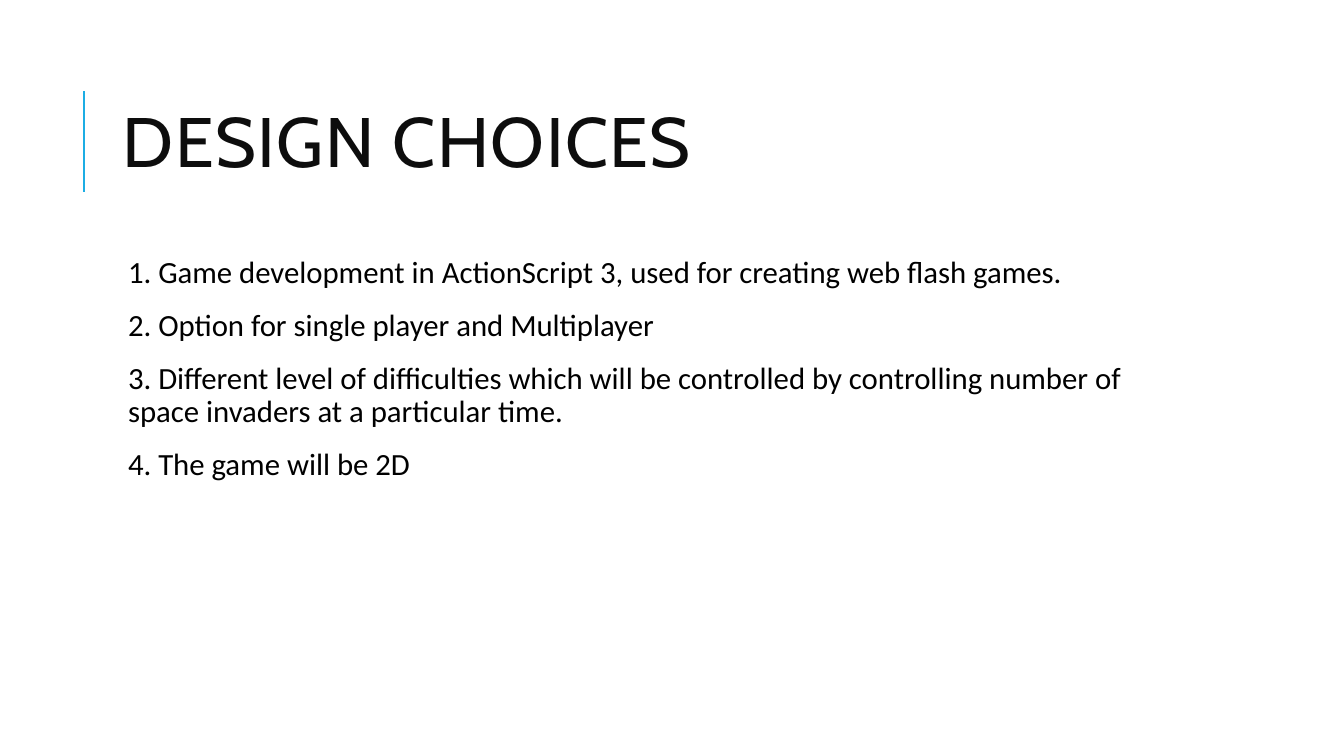
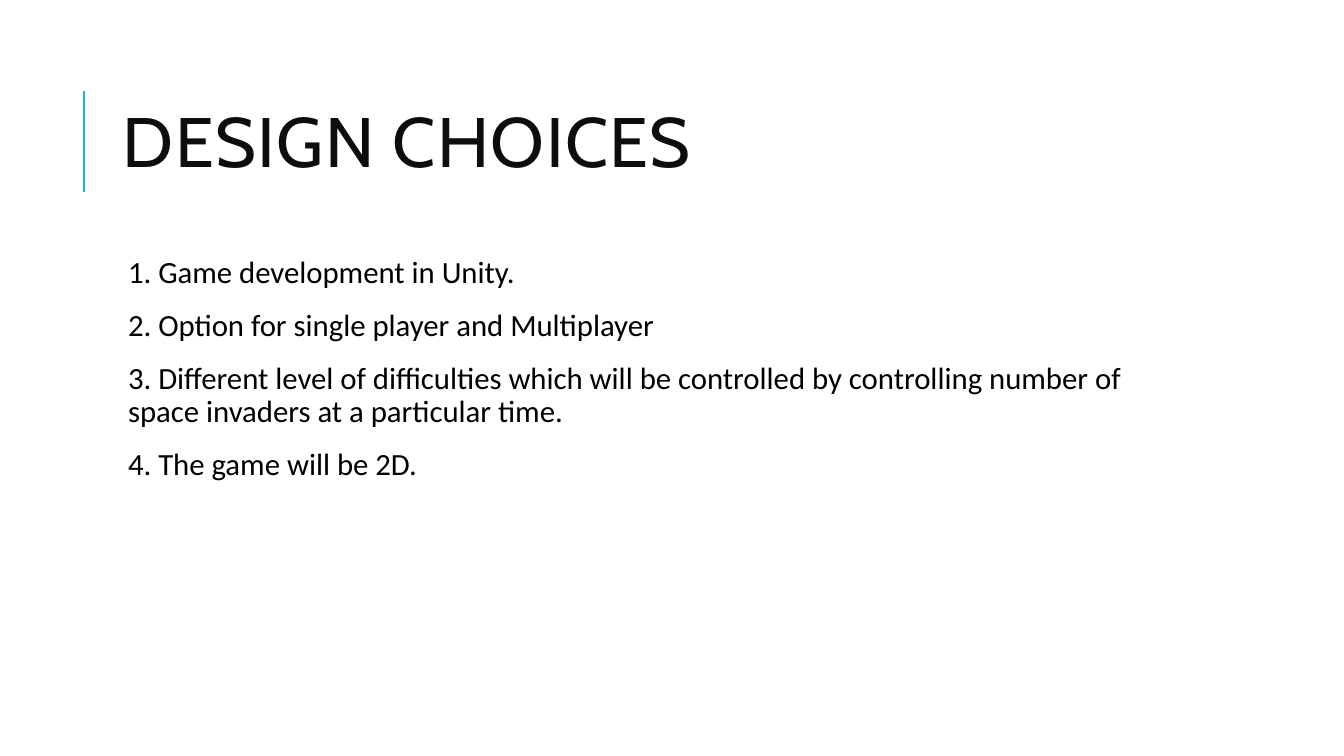
Before and after one commit to karan469/Software-Design-Practices-COP290, a slide deck: slide 5 of GameDesign/Game Design – Design Practices.pptx. Drawn at 1344x756 pixels with LibreOffice and Linux fonts; fonts in the diff are those of the drawing. Boxes give left, top, right and bottom in pixels: in the first picture for what was removed or moved away, otherwise in the second. Text is boxed around its words. In the diff, an @@ line names an element or a change of style, - is before the commit and + after.

```diff
--- a/GameDesign/Game Design – Design Practices.pptx
+++ b/GameDesign/Game Design – Design Practices.pptx
@@ text at (x1=128, y1=261, x2=515, y2=288): text changed @@
-  1. Game development in ActionScript 3, used for creating web flash games.
+  1. Game development in Unity.
@@ text at (x1=128, y1=453, x2=417, y2=481): text changed @@
-  4. The game will be 2D
+  4. The game will be 2D.
```
Also in this commit, not shown: 2 slides added.
